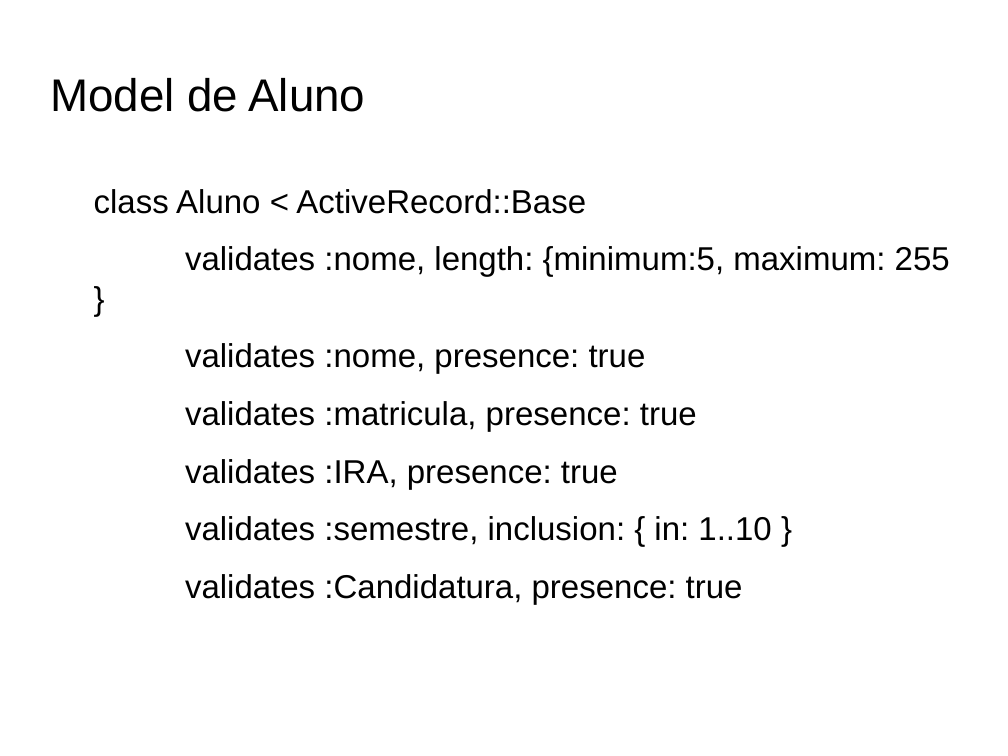
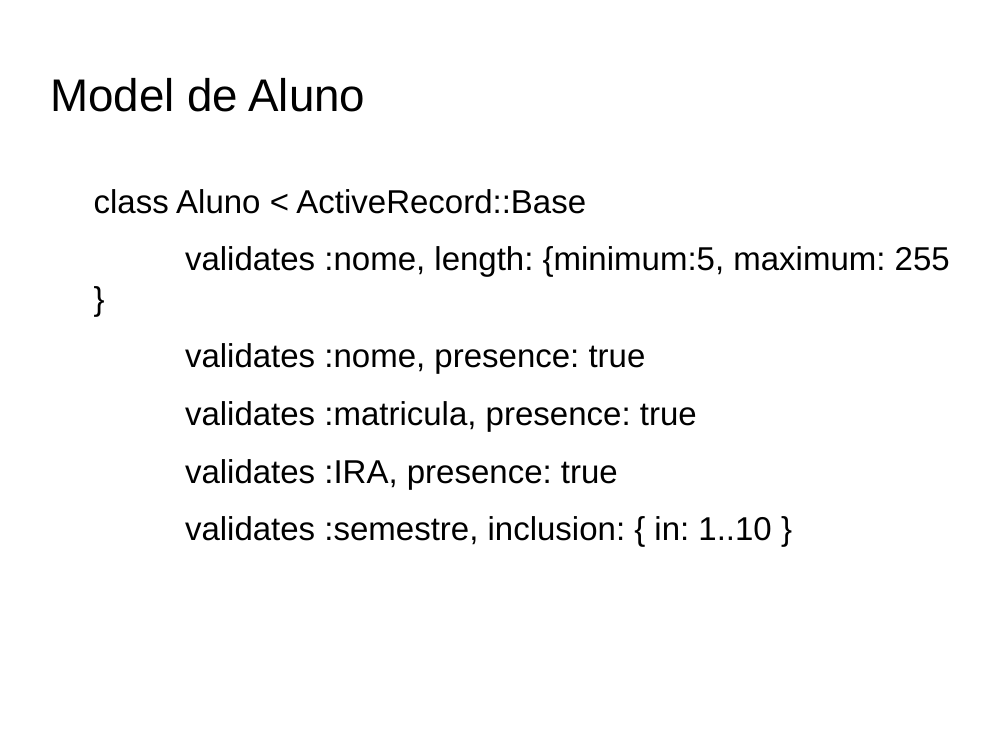
Before and after one commit to brunojus/cicmonit, a slide deck: slide 16 of Apresentacao.odp. Drawn at 1008x756 pixels with LibreOffice and Linux fonts; fonts in the diff are those of the drawing; background and template pictures are left out. Boxes give left, top, right and bottom in pixels: in the first picture for what was removed or moved away, otherwise in the second. Text is boxed around its words. In the diff, an @@ line names an element or a change of style, - is before the commit and + after.

```diff
--- a/Apresentacao.odp
+++ b/Apresentacao.odp
@@ text at (185, 574, 743, 604): paragraph removed @@
-validates :Candidatura, presence: true
```
Also in this commit, not shown: 16 other slides changed, 2 slides removed.
